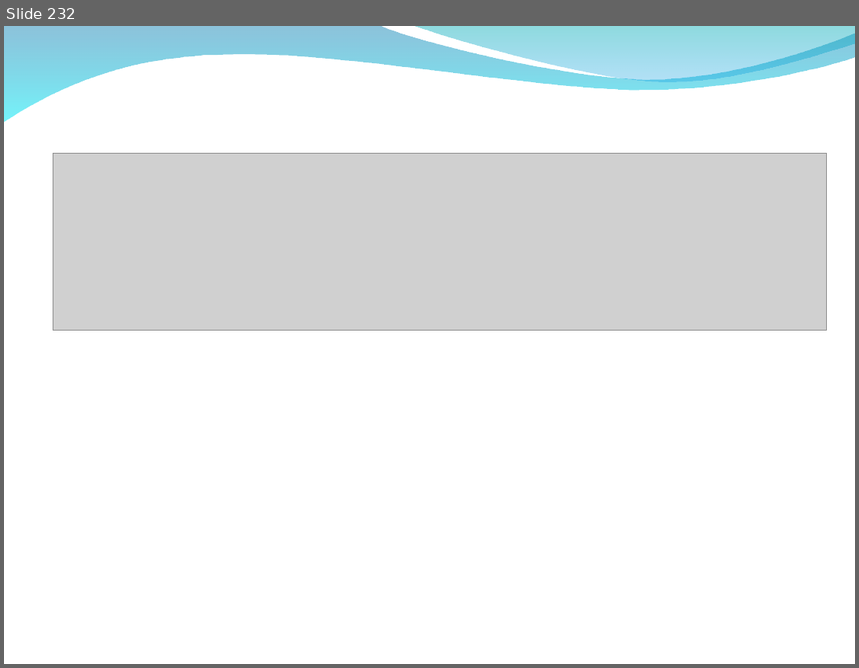
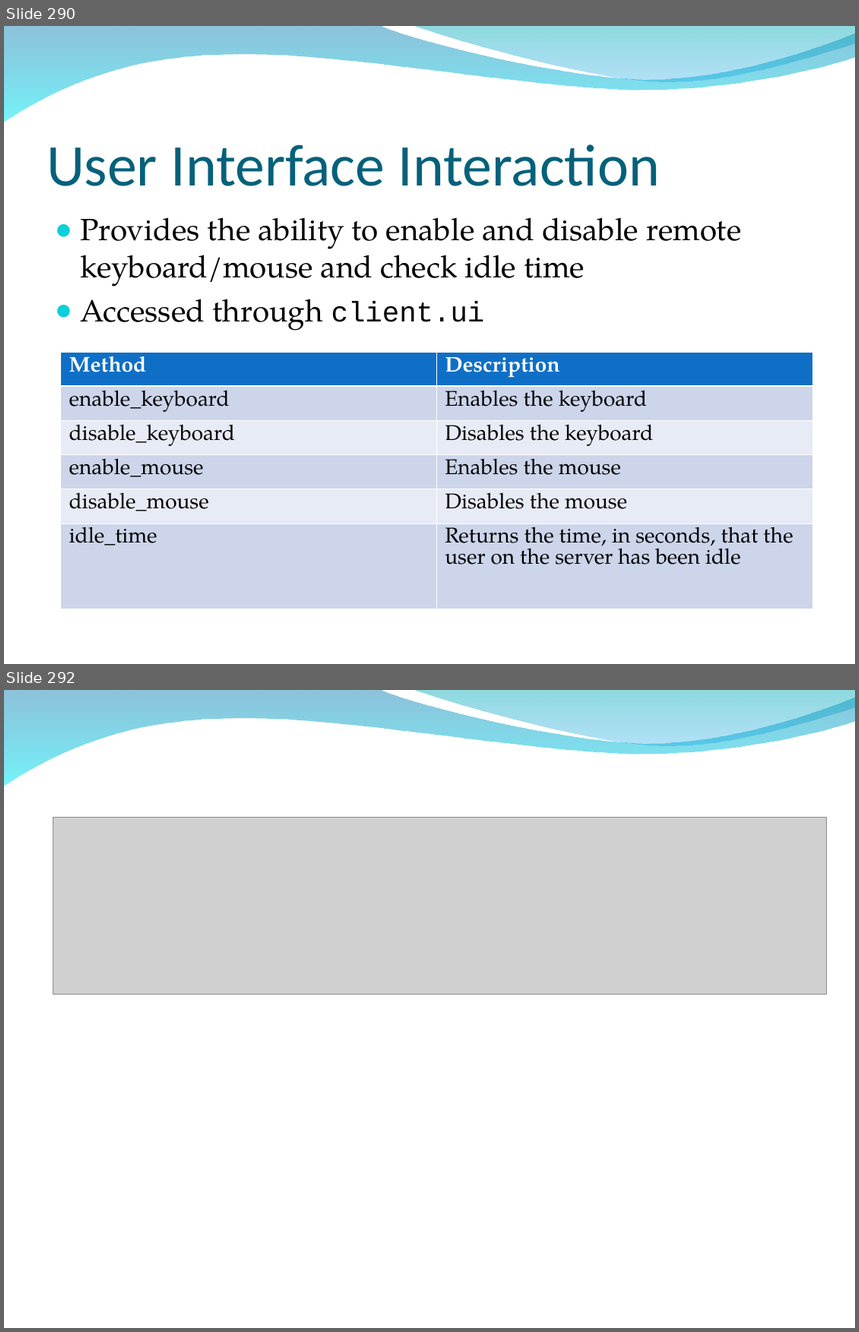
Before and after one commit to radar-webhook-testing/metasploit-framework-commits, a slide deck: dev/materials/msf3_internals_training/slides/bh_training_deck.ppt. Shown one above the other, each under a label of ours: slide 232 before the commit, slides 290 and 292 after it; the slides between them are not shown. The pictures are 859x668 and 859x1332 pixels, drawn with LibreOffice and Linux fonts; fonts in the diff are those of the drawing; grey boxes stand for pictures; background and template pictures are left out. Boxes give left, top, right and bottom in pixels: in the first picture for what was removed or moved away, otherwise in the second. Text is boxed around its words. In the diff, an @@ line names an element or a change of style, - is before the commit and + after.

```diff
--- a/dev/materials/msf3_internals_training/slides/bh_training_deck.ppt
+++ b/dev/materials/msf3_internals_training/slides/bh_training_deck.ppt
@@ slide 290 added at [4, 26, 855, 664], background picture (left out); not listed: 2 template elements that a slide beside it also shows @@
@@ title added at [47, 145, 660, 186], 50 pt, text #04617B @@
+User Interface Interaction
@@ text added at [80, 218, 741, 331], 26 pt, text #000000 @@
+● Provides the ability to enable and disable remote keyboard/mouse and check idle time
+● Accessed through client.ui
@@ table added at [61, 352, 813, 585], 6 rows, 2 columns @@
+Method | Description
+enable_keyboard | Enables the keyboard
+disable_keyboard | Disables the keyboard
+enable_mouse | Enables the mouse
+disable_mouse | Disables the mouse
+idle_time | Returns the time, in seconds, that the user on the server has been idle
@@ what was slide 232 is now slide 292 @@
```
Also in this commit, not shown: 60 other slides added.
